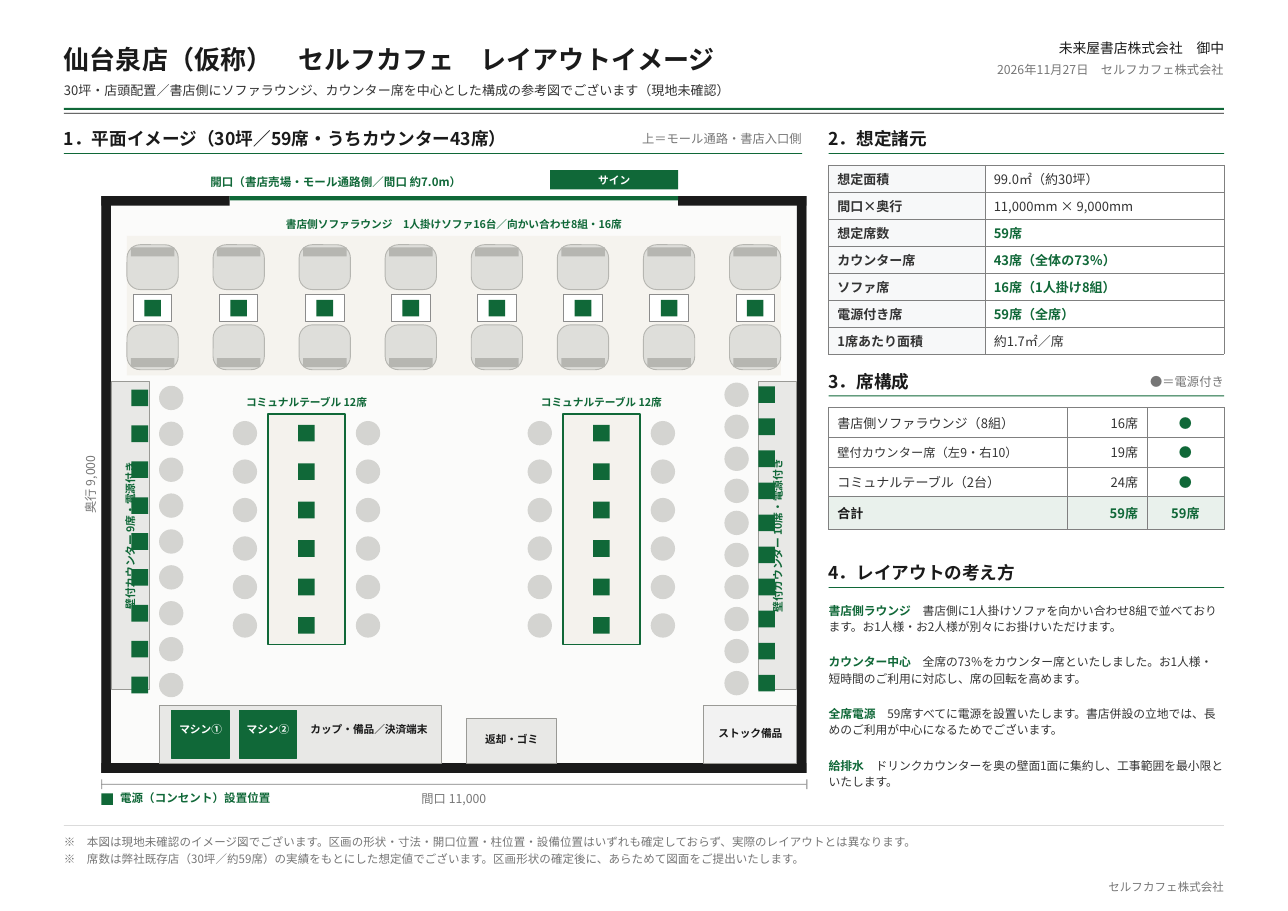
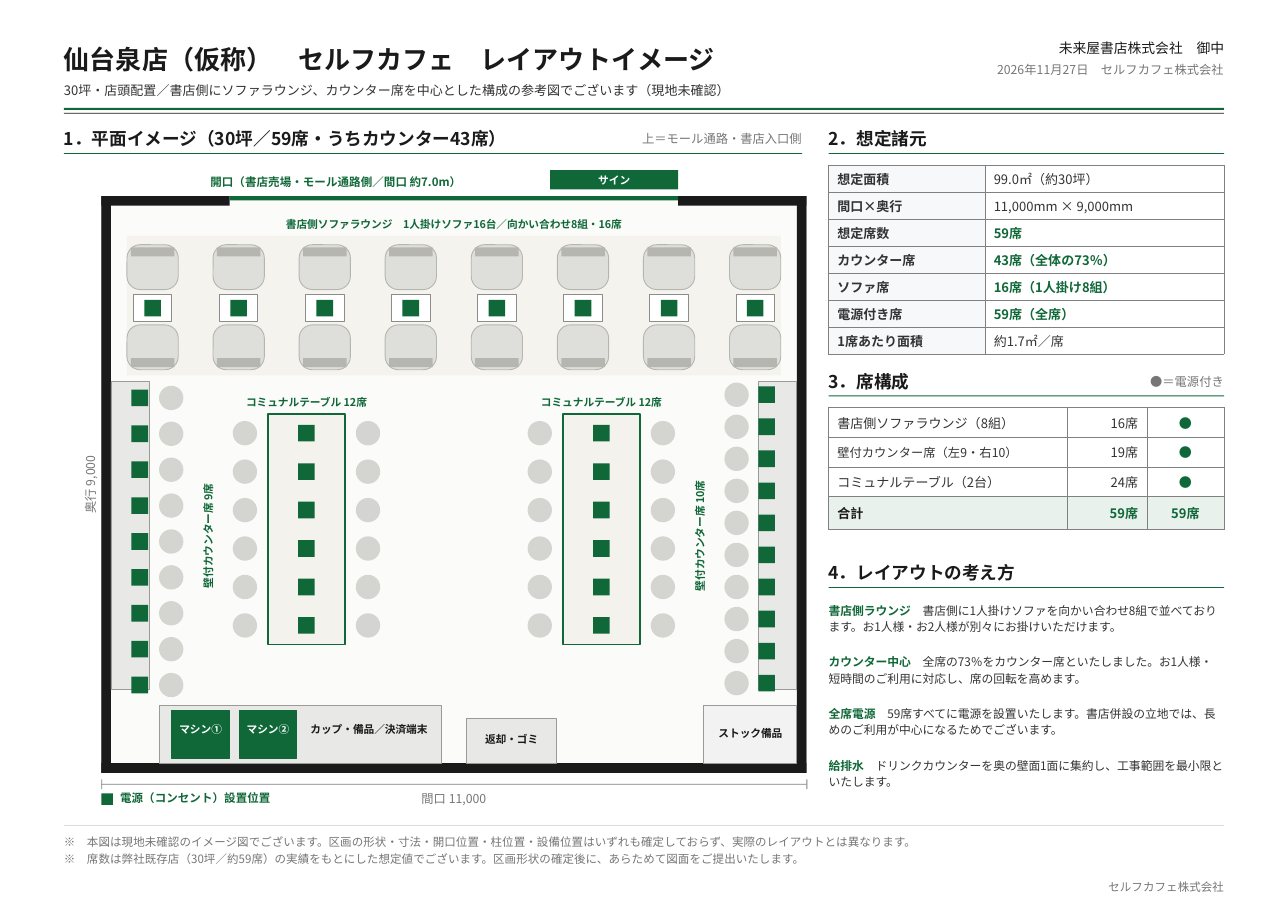
Before and after one commit to a5408071-cmd/suzuki-ceo, a slide deck: slide 1 of selfcafe-sendai-plan/sendai-plan.pptx. Drawn at 1288x911 pixels with LibreOffice and Linux fonts; fonts in the diff are those of the drawing. Boxes give left, top, right and bottom in pixels: in the first picture for what was removed or moved away, otherwise in the second. Text is boxed around its words. In the diff, an @@ line names an element or a change of style, - is before the commit and + after.

```diff
--- a/selfcafe-sendai-plan/sendai-plan.pptx
+++ b/selfcafe-sendai-plan/sendai-plan.pptx
@@ text at bbox=[200, 485, 216, 586]: text changed @@
-壁付カウンター 9席・電源付き
+壁付カウンター席 9席
@@ text at bbox=[692, 482, 708, 589]: text changed @@
-壁付カウンター 10席・電源付き
+壁付カウンター席 10席
```
Also in this commit, not shown: 4 other files.
